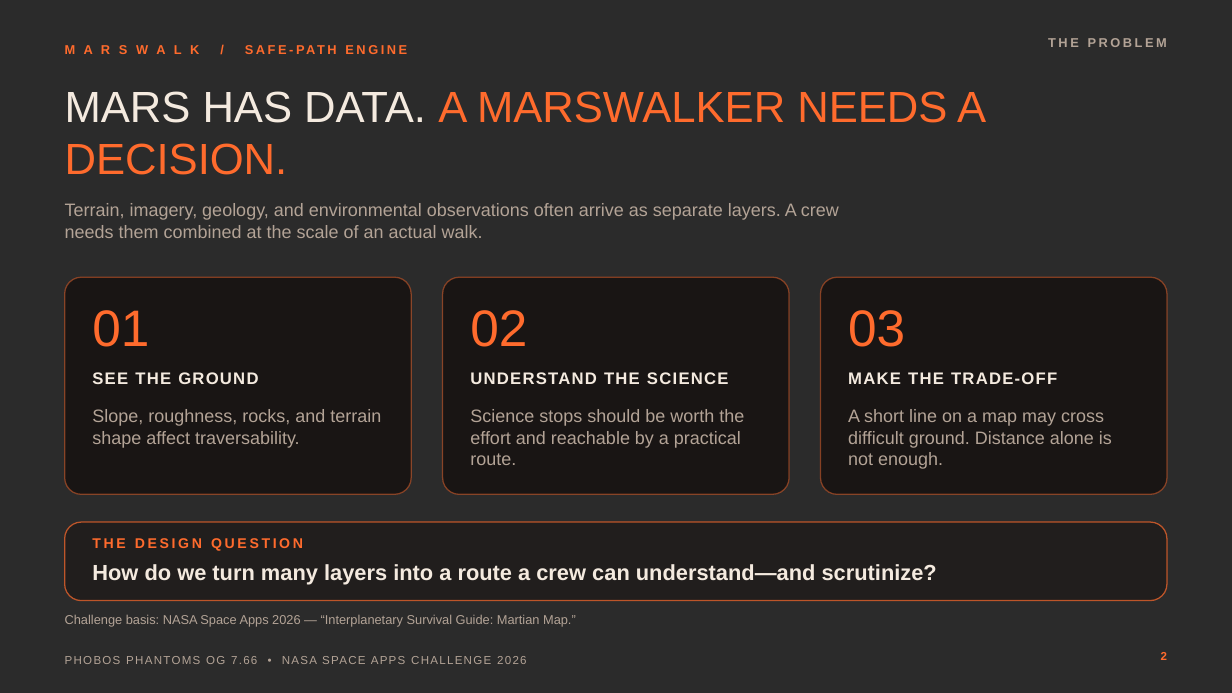
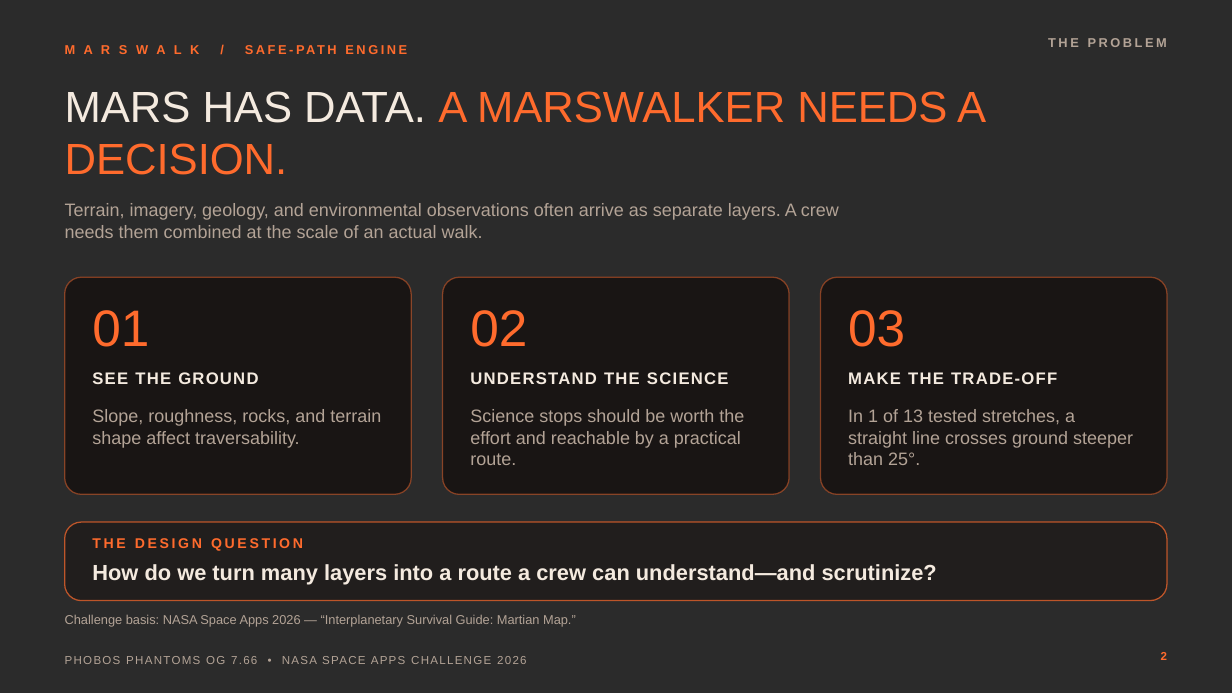
Before and after one commit to mahyda07/phobos-phantoms, a slide deck: slide 2 of submission/Marswalk-Presentation.pptx. Drawn at 1232x693 pixels with LibreOffice and Linux fonts; fonts in the diff are those of the drawing; background and template pictures are left out; a plain dark background stands for a picture behind light text. Boxes give left, top, right and bottom in pixels: in the first picture for what was removed or moved away, otherwise in the second. Text is boxed around its words. In the diff, an @@ line names an element or a change of style, - is before the commit and + after.

```diff
--- a/submission/Marswalk-Presentation.pptx
+++ b/submission/Marswalk-Presentation.pptx
@@ text at [848,409,1133,465]: text changed @@
-A short line on a map may cross difficult ground. Distance alone is not enough.
+In 1 of 13 tested stretches, a straight line crosses ground steeper than 25°.
```
Also in this commit, not shown: 5 other slides changed, 1 slide added, 1 slide removed, 13 other files.
